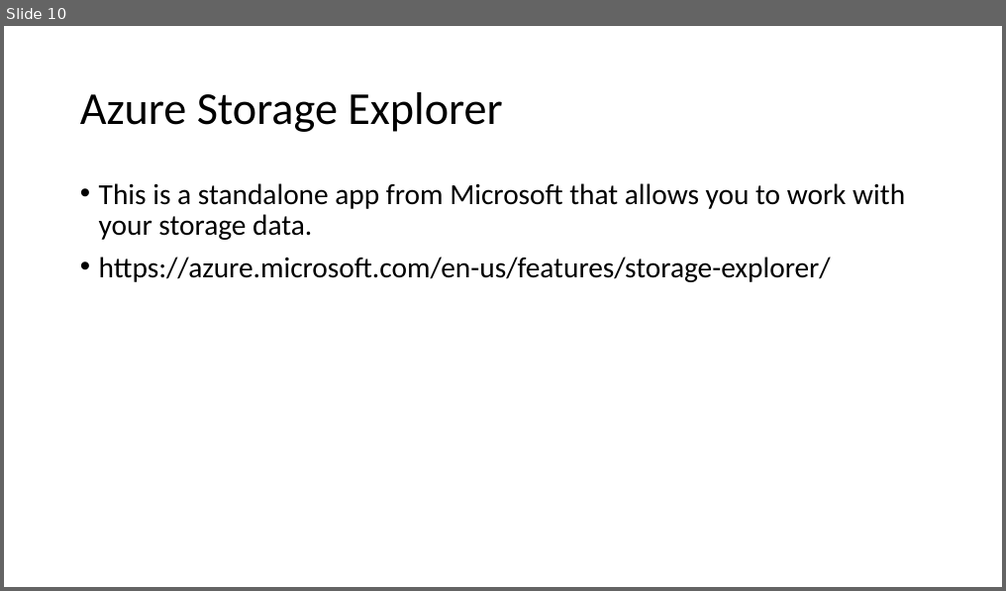
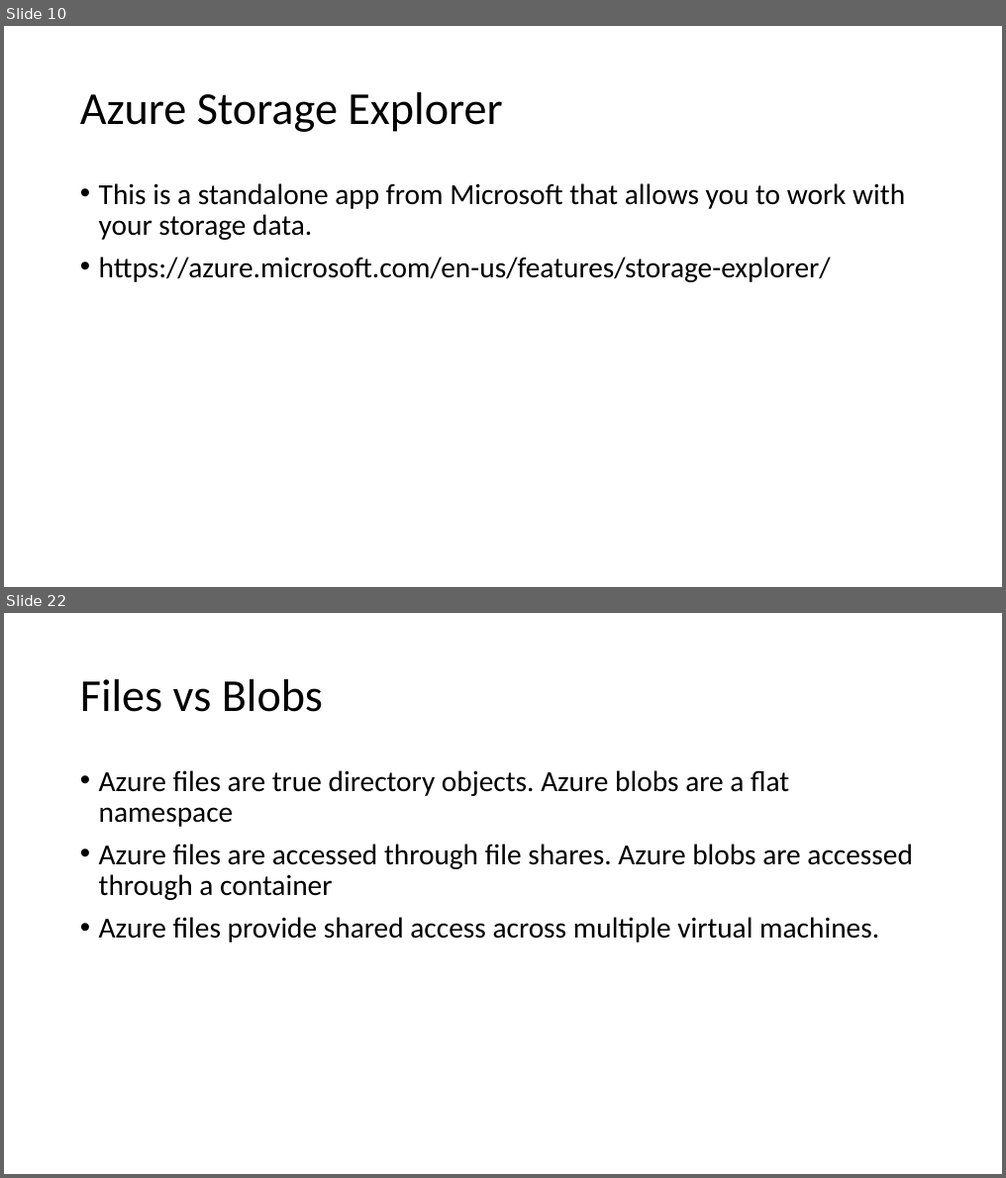
Before and after one commit to aswini-roy/Az104-D, a slide deck: Azure Storage.pptx. Shown one above the other, each under a label of ours: slide 10 before the commit, slides 10 and 22 after it; the slides between them are not shown. The pictures are 1006x591 and 1006x1178 pixels, drawn with LibreOffice and Linux fonts; fonts in the diff are those of the drawing. Boxes give left, top, right and bottom in pixels: in the first picture for what was removed or moved away, otherwise in the second. Text is boxed around its words. In the diff, an @@ line names an element or a change of style, - is before the commit and + after.

```diff
--- a/Azure Storage.pptx
+++ b/Azure Storage.pptx
@@ slide 22 added at (4,613,1002,1174), background #FFFFFF @@
@@ title added at (80,679,323,712), 44 pt, text #000000 @@
+Files vs Blobs
@@ text added at (99,770,913,943), 28 pt, text #000000 @@
+• Azure files are true directory objects. Azure blobs are a flat namespace
+• Azure files are accessed through file shares. Azure blobs are accessed through a container
+• Azure files provide shared access across multiple virtual machines.
```
Also in this commit, not shown: 1 slide changed, 14 other slides added.
